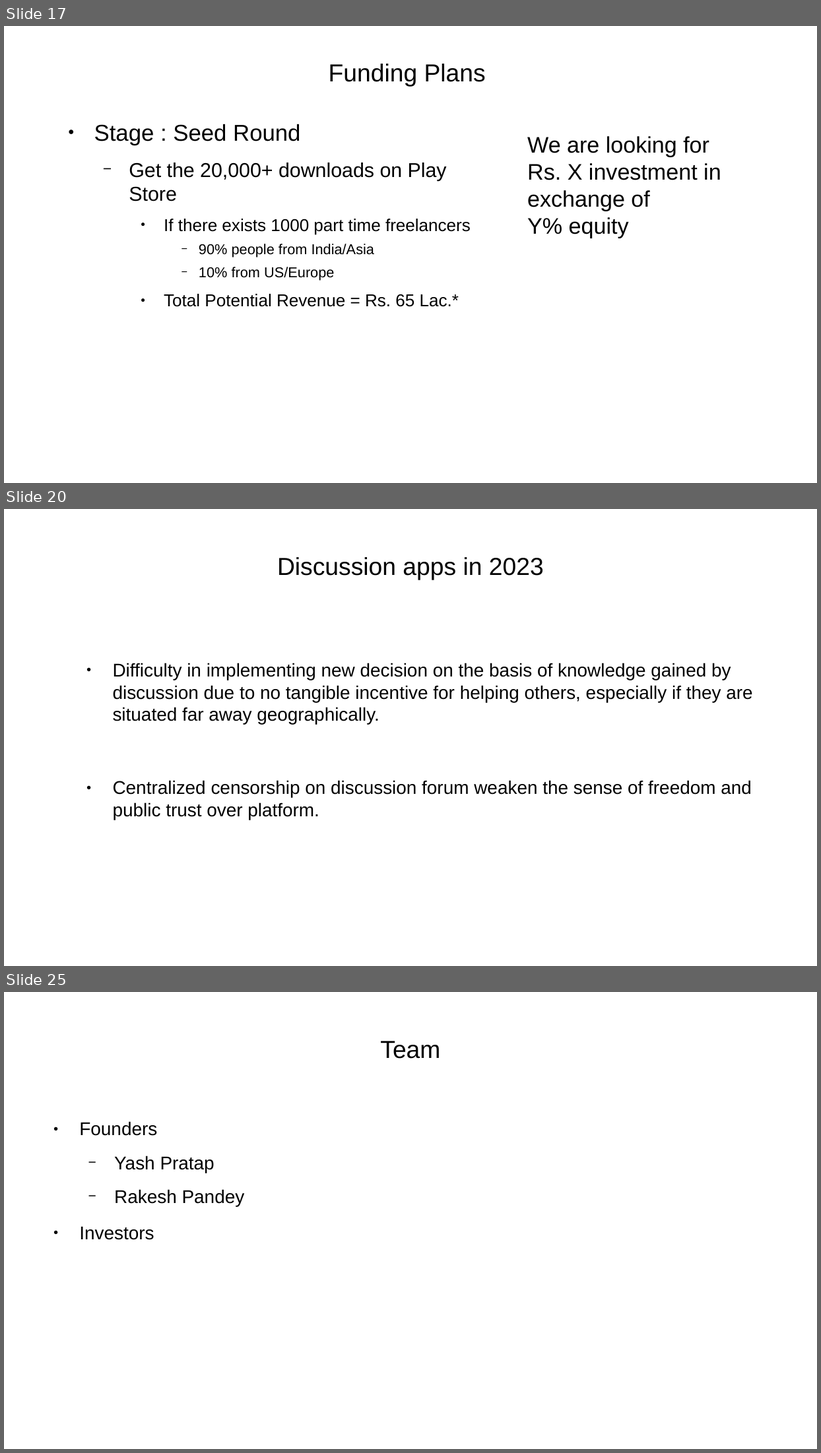
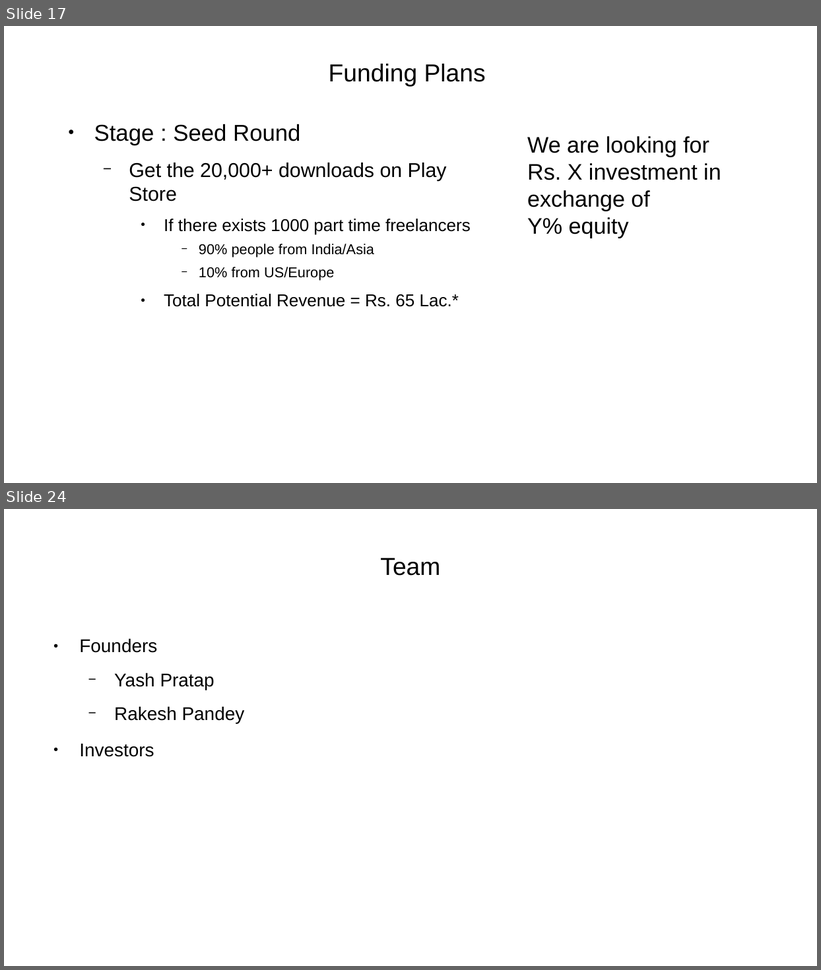
Before and after one commit to yashp241195/startupPitch, a slide deck: pitch.odp. Shown one above the other, each under a label of ours: slides 17, 20 and 25 before the commit, slides 17 and 24 after it; the slides between them are not shown. The pictures are 821x1453 and 821x970 pixels, drawn with LibreOffice and Linux fonts; fonts in the diff are those of the drawing. Boxes give left, top, right and bottom in pixels: in the first picture for what was removed or moved away, otherwise in the second. Text is boxed around its words. In the diff, an @@ line names an element or a change of style, - is before the commit and + after.

```diff
--- a/pitch.odp
+++ b/pitch.odp
@@ slide 20 removed at [4,509,817,966], background #FFFFFF @@
@@ title removed at [277,557,544,580] @@
-Discussion apps in 2023
@@ text removed at [113,663,752,820] @@
-● Difficulty in implementing new decision on the basis of knowledge gained by discussion due to no tangible incentive for helping others, especially if they are situated far away geographically.
-● Centralized censorship on discussion forum weaken the sense of freedom and public trust over platform.
@@ what was slide 25 is now slide 24 @@
```
Also in this commit, not shown: 9 slides changed, 3 slides added, 3 other slides removed, 1 other file.
